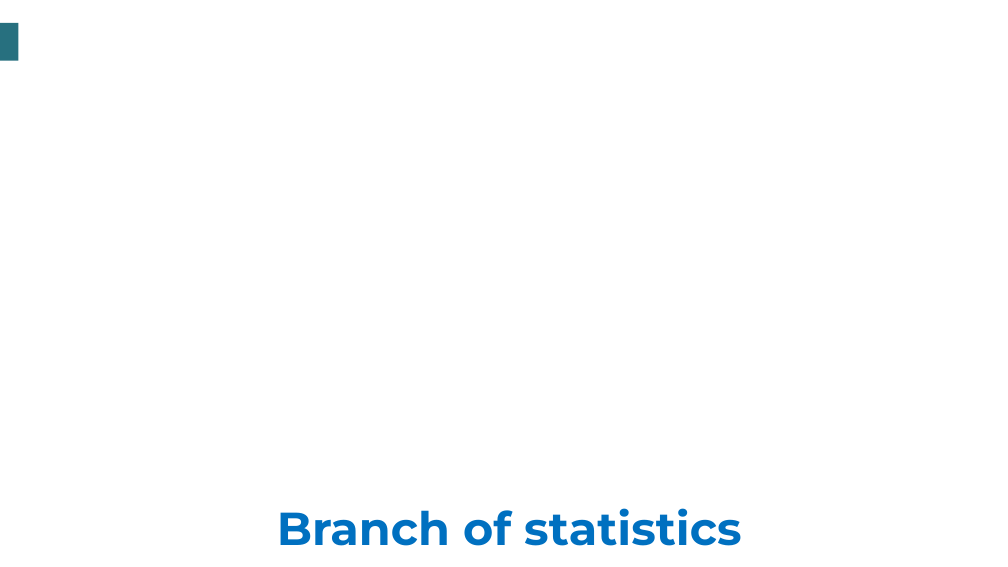
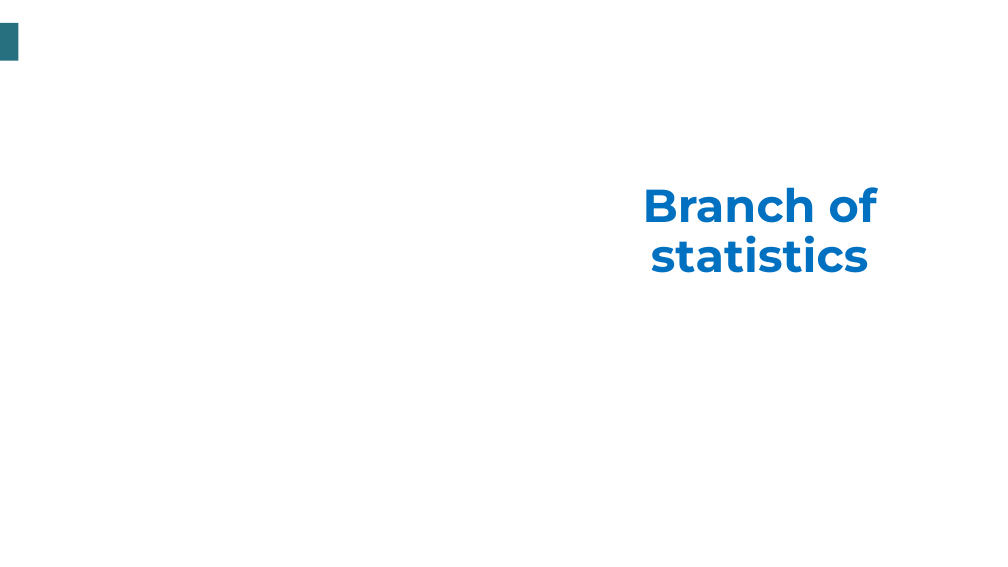
Before and after one commit to tauniversity/TAU-Data-Science-Training, a slide deck: slide 2 of Data Science resources/Introduction to Machine Learning/Slides/Slide Unit 1/2. Source of data.pptx. Drawn at 1008x567 pixels with LibreOffice and Linux fonts; fonts in the diff are those of the drawing; background and template pictures are left out. Boxes give left, top, right and bottom in pixels: in the first picture for what was removed or moved away, otherwise in the second. Text is boxed around its words. In the diff, an @@ line names an element or a change of style, - is before the commit and + after.

```diff
--- a/Data Science resources/Introduction to Machine Learning/Slides/Slide Unit 1/2. Source of data.pptx
+++ b/Data Science resources/Introduction to Machine Learning/Slides/Slide Unit 1/2. Source of data.pptx
@@ title "Branch of statistics" rewrapped from bbox=[277, 508, 741, 546] to bbox=[643, 187, 877, 273] @@
```
Also in this commit, not shown: 1 other slide changed.
